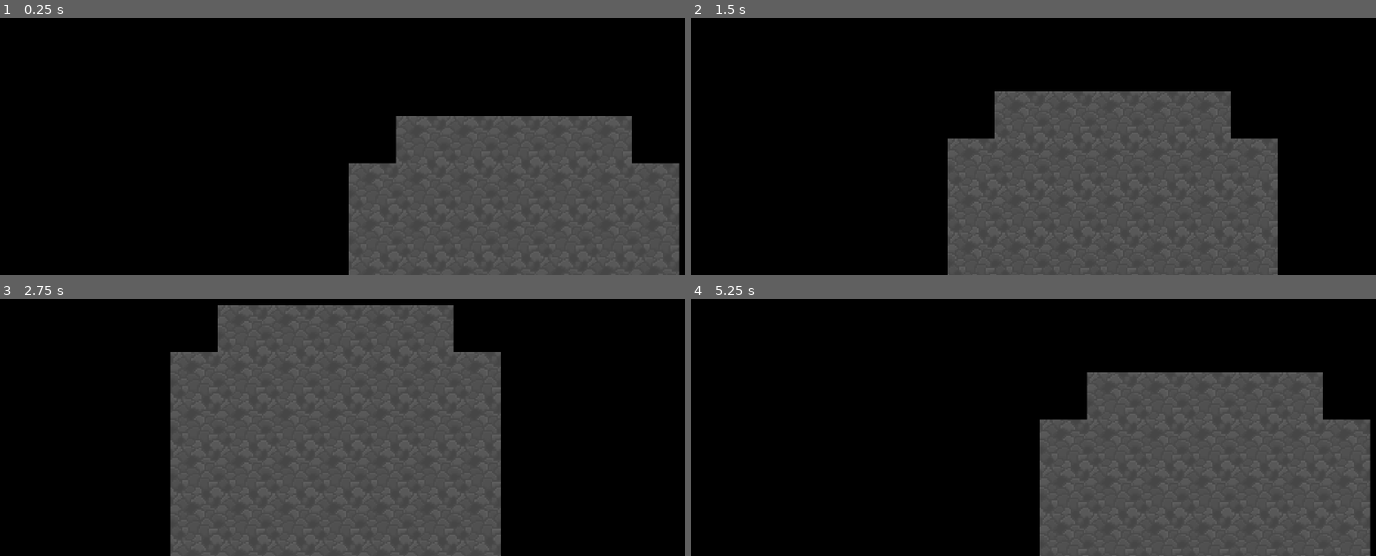
Above: before the commit, frames 1-4 (two rows, left to right).
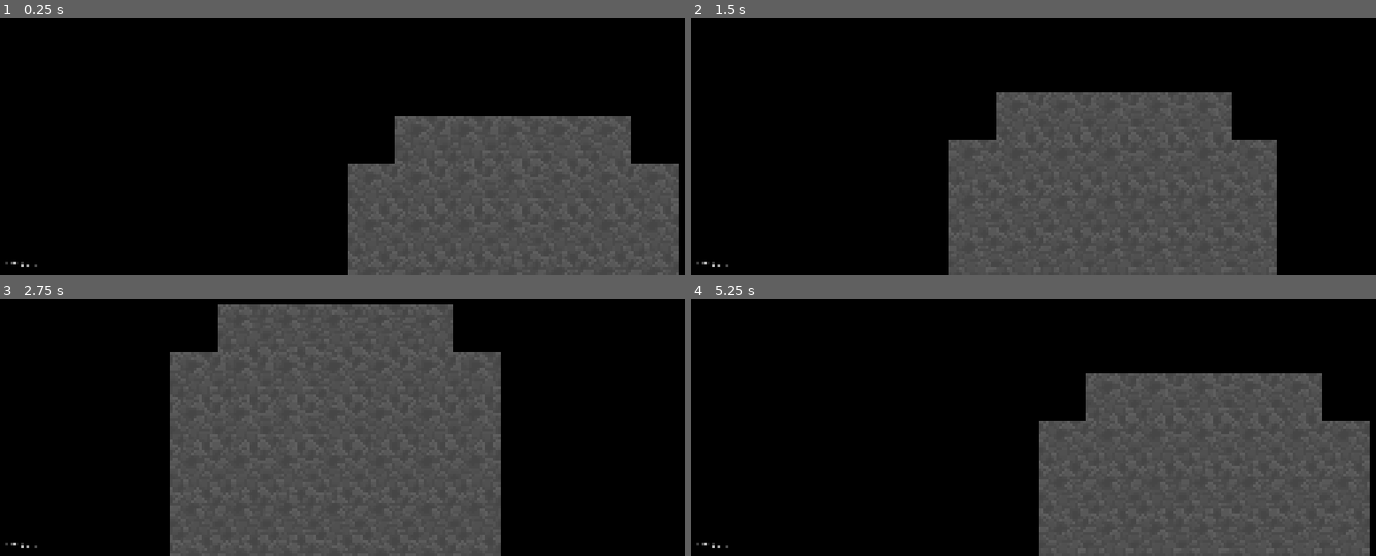
Above: after the commit, the same moments.

Repository: GrayHound85/scrap-raider
Game: Godot game, scene res://dungeon/dungeon_2.0.tscn
Two runs of this game, one before a commit and one after it. Both use one fixed random seed, a clock stepped at 60 frames per second and the inputs below.
Inputs (mouse positions are in pixels of both pictures, inside the frame that each line leads up to):
- Up to frame 1 (0.25 s): no input
- Up to frame 2 (1.5 s): tap Enter at 0.5 s; move the mouse to (1197, 100) at 0.52 s; hold Right (right) 0.53-1.28 s; move the mouse to (896, 131) at 1.27 s; hold Down (down) from 1.28 s (still down)
- Up to frame 3 (2.75 s): move the mouse to (417, 327) at 2.02 s; release Down (down) at 2.03 s; hold Right (right) from 2.03 s (still down)
- Up to frame 4 (5.25 s): move the mouse to (1006, 460) at 2.77 s; release Right (right) at 2.78 s; hold Up (up) 2.78-3.53 s; move the mouse to (1252, 445) at 3.52 s; hold Left (left) 3.53-5.03 s; tap ` (debug_menu) at 4.15 s; move the mouse to (828, 350) at 4.27 s; move the mouse to (1074, 396) at 5.02 s; hold Down (down) from 5.03 s (still down)

The runs differ from the first frame. In frame 1, 0.3% of the frame differs, in the area x 0-100%, y 38-100%; in frame 2, 0.5%, in the area x 0-86%, y 28-100%; in frame 3, 0.3%; in frame 4, 0.5%.

Commit message:
Starting adding a debuging overlay/HUD for easier development

Diff:
--- /dev/null
+++ b/NPA_game/debug/debug_hud.tscn
@@ -0,0 +1,18 @@
+[gd_scene load_steps=2 format=3 uid="uid://yyswdkxsuwfp"]
+
+[ext_resource type="Script" uid="uid://b24awlk3i2bjb" path="res://debug/debug_menu.gd" id="1_o24yp"]
+
+[node name="DebugHUD" type="CanvasLayer"]
+script = ExtResource("1_o24yp")
+
+[node name="Label" type="Label" parent="."]
+anchors_preset = 2
+anchor_top = 1.0
+anchor_bottom = 1.0
+offset_left = 36.0
+offset_top = -81.0
+offset_right = 177.0
+grow_vertical = 0
+theme_override_font_sizes/font_size = 24
+text = "Tile: (0, 0)"
+vertical_alignment = 1
--- /dev/null
+++ b/NPA_game/debug/debug_menu.gd
@@ -0,0 +1,16 @@
+extends CanvasLayer
+
+@onready var tile_location_label: Label = $Label
+@onready var camera = get_viewport().get_camera_2d()
+
+var view_to_world
+
+func _ready() -> void:
+	pass
+
+func _input(event: InputEvent) -> void:
+	if event is InputEventMouseMotion:
+		var world_pos = camera.to_global(get_viewport().get_mouse_position())
+		print(world_pos)
+		#print(get_viewport().get_mouse_position())
+		#print(get_viewport().get_global_mouse_position())
--- a/NPA_game/dungeon/corridors/corridor_01.tscn
+++ b/NPA_game/dungeon/corridors/corridor_01.tscn
@@ -1,11 +1,18 @@
-[gd_scene load_steps=2 format=3 uid="uid://otnsniu1gem6"]
+[gd_scene load_steps=4 format=3 uid="uid://otnsniu1gem6"]
 
+[ext_resource type="Script" uid="uid://bwnypygm5jshc" path="res://dungeon/corridors/corridor_data.gd" id="1_2b7yf"]
 [ext_resource type="TileSet" uid="uid://b656e3oclr3tg" path="res://dungeon/assets/tilemap/floor_tiles.tres" id="1_cfhg0"]
+[ext_resource type="TileSet" uid="uid://cim3jn68nf42w" path="res://dungeon/assets/tilemap/spawn_points.tres" id="2_hmm2k"]
 
 [node name="Corridor_01" type="Node2D"]
+script = ExtResource("1_2b7yf")
 
 [node name="Floor" type="TileMapLayer" parent="."]
 tile_map_data = PackedByteArray(0, 0, 0, 0, 0, 0, 0, 0, 0, 0, 0, 0, 0, 0)
 tile_set = ExtResource("1_cfhg0")
 
 [node name="Walls" type="TileMapLayer" parent="."]
+
+[node name="Doors" type="TileMapLayer" parent="."]
+tile_map_data = PackedByteArray(0, 0, 0, 0, 0, 0, 0, 0, 0, 0, 0, 0, 0, 0)
+tile_set = ExtResource("2_hmm2k")
--- /dev/null
+++ b/NPA_game/dungeon/corridors/corridor_data.gd
@@ -0,0 +1,19 @@
+extends Node2D
+class_name Corridor
+
+var door_points: Array[Vector2i]
+
+func _ready() -> void:
+	var doors = $Doors
+
+	for pos in doors.get_used_cells():
+		door_points.append(pos)
+
+	hide_markers()
+
+
+func hide_markers():
+	$Doors.visible = false
+
+func get_random_valid_door() -> Vector2i:
+	return door_points[0]
--- a/NPA_game/dungeon/dungeon_2.0.tscn
+++ b/NPA_game/dungeon/dungeon_2.0.tscn
@@ -1,17 +1,18 @@
-[gd_scene load_steps=6 format=3 uid="uid://bwrgqex05ljdc"]
+[gd_scene load_steps=7 format=3 uid="uid://bwrgqex05ljdc"]
 
 [ext_resource type="Script" uid="uid://b08sqd8u5po2i" path="res://dungeon/scripts/dungeon_2.0.gd" id="1_6bnvv"]
 [ext_resource type="PackedScene" uid="uid://cxhjnl13cjieq" path="res://dungeon/rooms/special_rooms/start_room_01.tscn" id="1_fpp86"]
 [ext_resource type="PackedScene" uid="uid://dtgr2tadcp5f" path="res://player.tscn" id="2_1b30c"]
 [ext_resource type="PackedScene" uid="uid://pdqgl5se8b3e" path="res://dungeon/rooms/normal_rooms/room_01.tscn" id="2_muhwk"]
 [ext_resource type="PackedScene" uid="uid://ci64g5i8tj32n" path="res://dungeon/rooms/normal_rooms/room_02.tscn" id="3_bo7df"]
+[ext_resource type="PackedScene" uid="uid://yyswdkxsuwfp" path="res://debug/debug_hud.tscn" id="4_bo7df"]
 
 [node name="dungeon_02" type="Node2D"]
 script = ExtResource("1_6bnvv")
 room_pool = Array[PackedScene]([ExtResource("2_muhwk"), ExtResource("3_bo7df")])
-tile_size = null
-max_rooms = null
 
 [node name="StartRoom" parent="." instance=ExtResource("1_fpp86")]
 
 [node name="Node2D" parent="." instance=ExtResource("2_1b30c")]
+
+[node name="DebugHUD" parent="." instance=ExtResource("4_bo7df")]
--- a/NPA_game/dungeon/scripts/dungeon_2.0.gd
+++ b/NPA_game/dungeon/scripts/dungeon_2.0.gd
@@ -1,8 +1,11 @@
 extends Node2D
 
 @export var room_pool: Array[PackedScene]
-@onready var start_room: Node2D = $StartRoom
+@onready var start_room: Room = $StartRoom
 @export var tile_size: Vector2 = Vector2(32, 32)
 @export var max_rooms: int = 10
 
 var rooms: Array[Room]
+
+func _ready() -> void:
+	pass
--- a/NPA_game/dungeon/scripts/room_data.gd
+++ b/NPA_game/dungeon/scripts/room_data.gd
@@ -3,6 +3,7 @@
 
 @export var room_name: String = "Unnamed"
 @export var can_spawn_enemies: bool = true
+@onready var floor: TileMapLayer = $Floor
 
 var door_points: Array[Vector2i]
 var loot_points: Array[Vector2i]
@@ -34,9 +35,27 @@
 	$EnemySpawns.visible = false
 
 
-func get_random_free_door() -> Vector2i:
+func get_random_valid_door() -> Dictionary:
 	var options = []
+	var picked := {}
+	var direction := Vector2i(0, 0)
 	for d in door_points:
 		if not used_doors.has(d):
 			options.append(d)
-	return options.pick_random() if options.size() > 0 else INVALID_DOOR
+
+	if options.size() > 0:
+		var door_pos = options.pick_random()
+		if (door_pos.x + 1) in floor.get_used_cells():
+			direction = Vector2i(1, 0)
+		elif (door_pos.x - 1) in floor.get_used_cells():
+			direction = Vector2i(-1, 0)
+		elif (door_pos.y + 1) in floor.get_used_cells():
+			direction = Vector2i(0, 1)
+		else:
+			direction = Vector2i(0, -1)
+
+		picked[door_pos] = direction
+	else:
+		picked[INVALID_DOOR] = direction
+
+	return picked
--- a/NPA_game/project.godot
+++ b/NPA_game/project.godot
@@ -18,6 +18,8 @@
 
 window/size/viewport_width=2400
 window/size/viewport_height=1080
+window/stretch/mode="canvas_items"
+window/stretch/aspect="expand"
 
 [input]
 
Not shown, added: NPA_game/debug/debug_menu.gd.uid
Not shown, added: NPA_game/dungeon/corridors/corridor_data.gd.uid
Not shown: 1 places in NPA_game/player.tscn that only renumber resources
